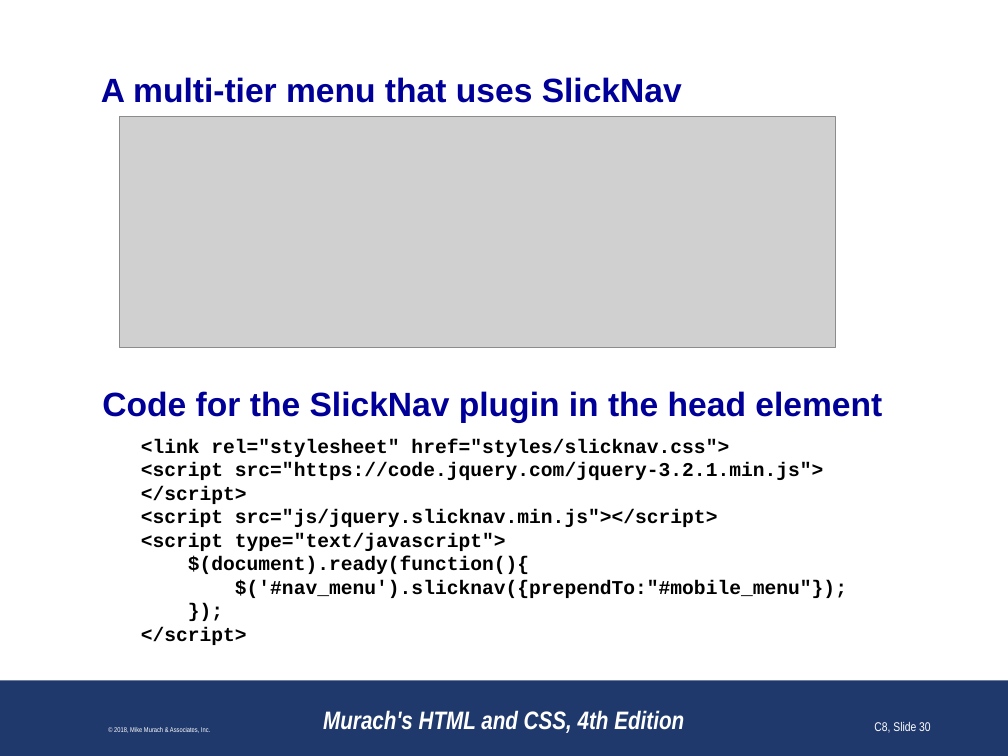
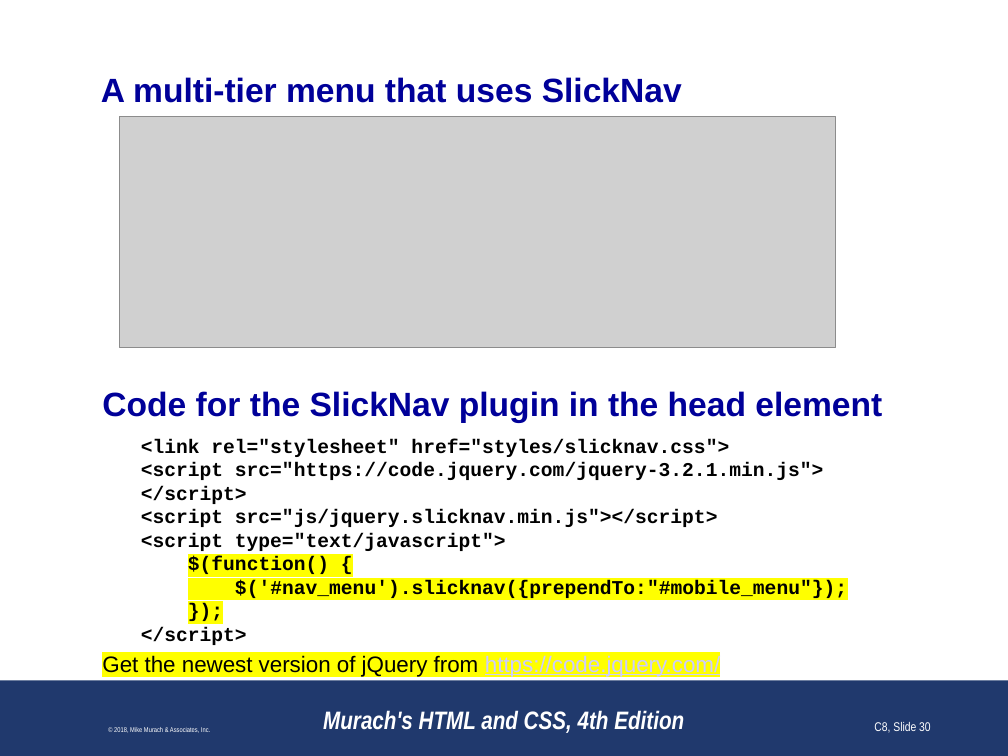
Before and after one commit to paulsmithkc/awd1000_base_lab_and_homework, a slide deck: slide 30 of murach_html_4e/slides/Chapter 8 slides (Revised).pptx. Drawn at 1008x756 pixels with LibreOffice and Linux fonts; fonts in the diff are those of the drawing; grey boxes stand for pictures; background and template pictures are left out. Boxes give left, top, right and bottom in pixels: in the first picture for what was removed or moved away, otherwise in the second. Text is boxed around its words. In the diff, an @@ line names an element or a change of style, - is before the commit and + after.

Commit message:
Updating the SlickNav slide to call ready the recommended way.

```diff
--- a/murach_html_4e/slides/Chapter 8 slides (Revised).pptx
+++ b/murach_html_4e/slides/Chapter 8 slides (Revised).pptx
@@ text at (188, 556, 329, 574): text changed @@
-$(document).ready(function(){
+$(function() {
@@ text at (235, 580, 847, 598): highlight #FFFFFF to #FFFF00 in "$('#nav_menu').slicknav({prependTo:"#mobile_menu"});", "});" @@
@@ text at (102, 655, 720, 677): paragraph added @@
+Get the newest version of jQuery from https://code.jquery.com/
```
